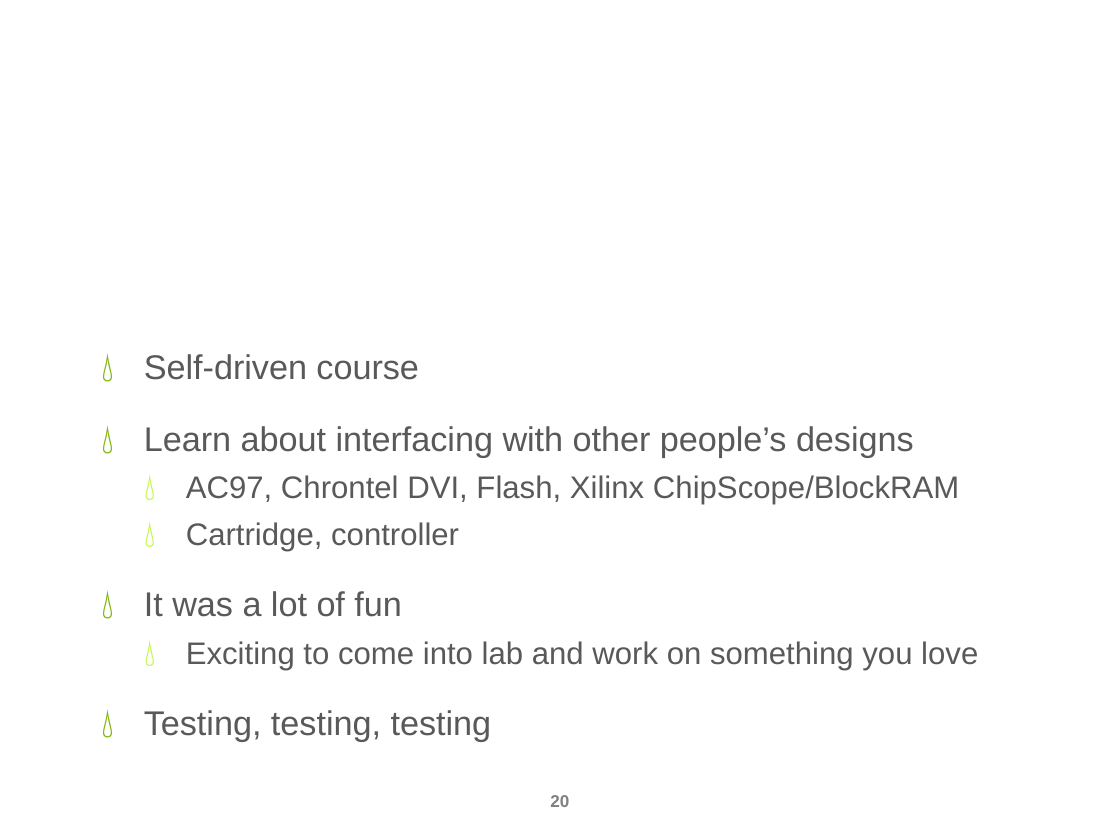
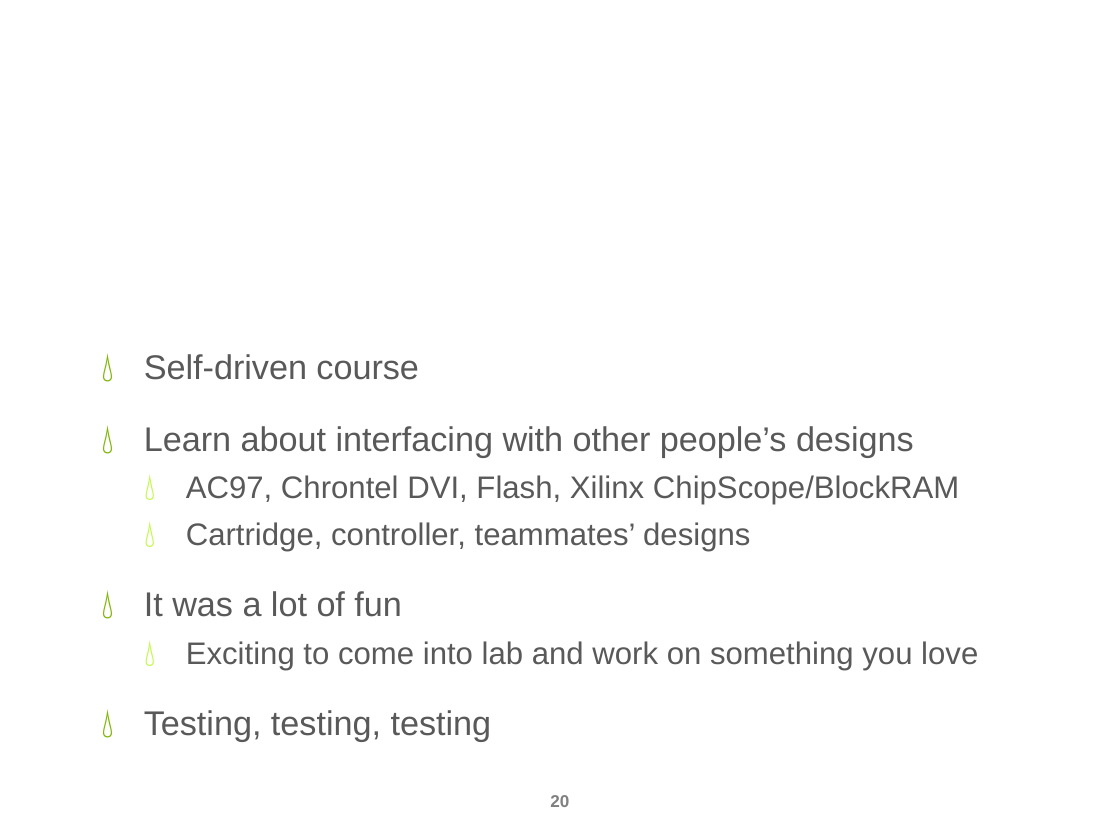
Before and after one commit to nightslide7/Gameboy, a slide deck: slide 20 of Meerkats_Presentation.pptx. Drawn at 1120x840 pixels with LibreOffice and Linux fonts; fonts in the diff are those of the drawing; background and template pictures are left out. Boxes give left, top, right and bottom in pixels: in the first picture for what was removed or moved away, otherwise in the second. Text is boxed around its words. In the diff, an @@ line names an element or a change of style, - is before the commit and + after.

Commit message:
minor presentation change

```diff
--- a/Meerkats_Presentation.pptx
+++ b/Meerkats_Presentation.pptx
@@ text at <box>186,522,750,551</box>: text changed @@
-  💧 Cartridge, controller
+  💧 Cartridge, controller, teammates’ designs
```
Also in this commit, not shown: 1 other slide changed.
